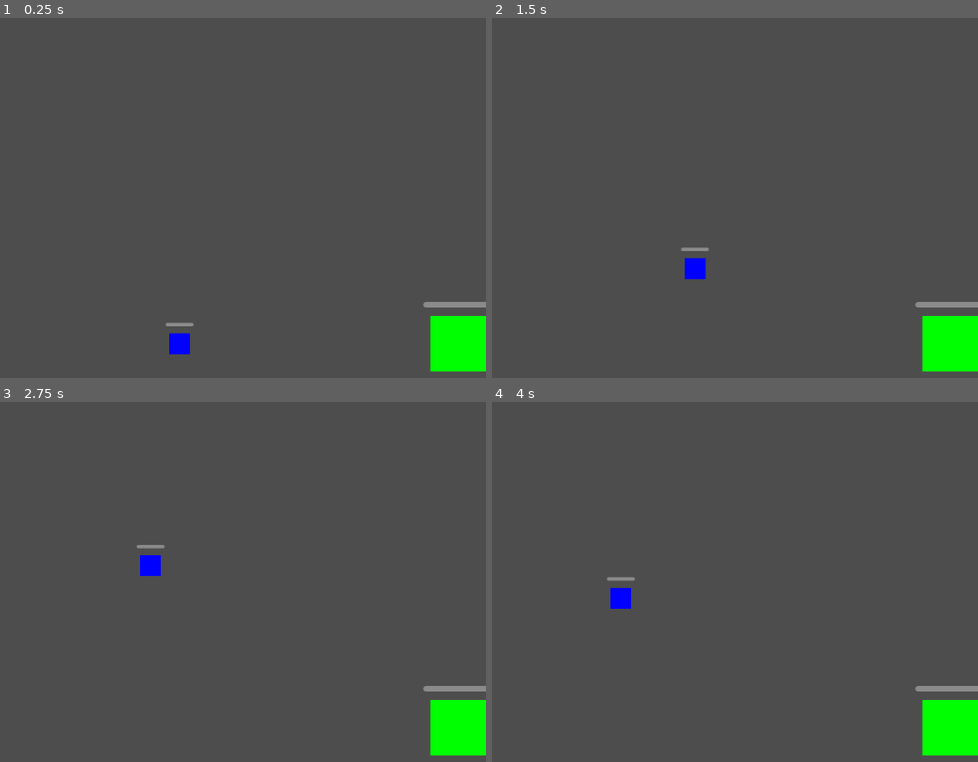
Above: before the commit, frames 1-4 (two rows, left to right).
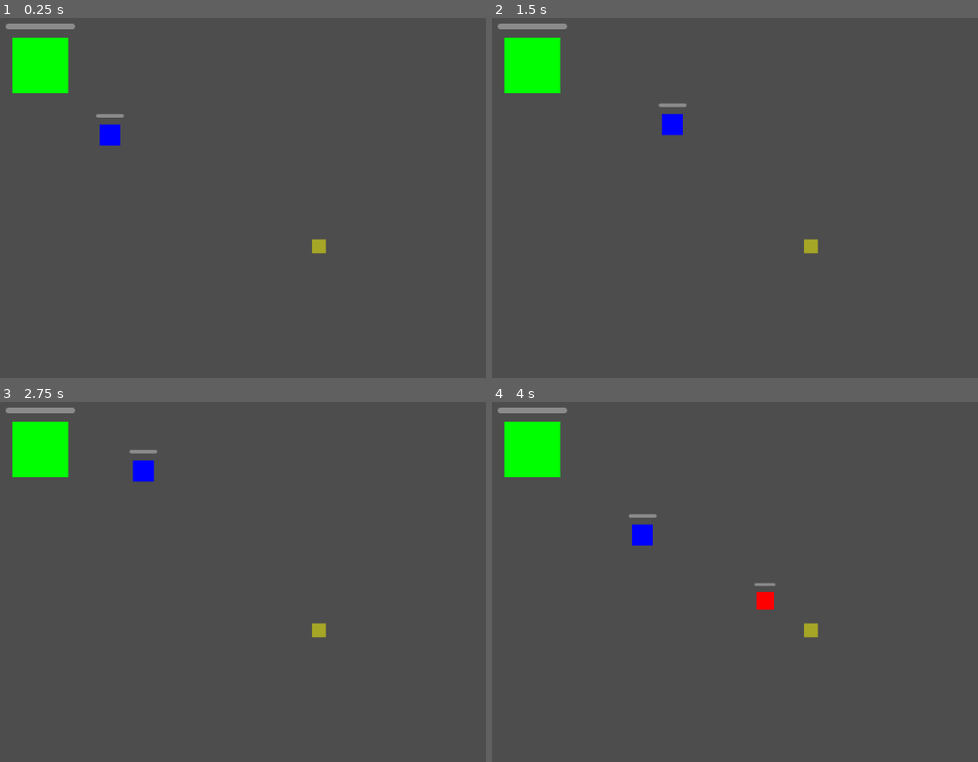
Above: after the commit, the same moments.

Repository: krisrandall/lor-elementals
Game: Godot game, scene res://scenes/main.tscn
Two runs of this game, one before a commit and one after it. Both use one fixed random seed, a clock stepped at 60 frames per second and the inputs below.
Inputs (mouse positions are in pixels of both pictures, inside the frame that each line leads up to):
- Up to frame 1 (0.25 s): no input
- Up to frame 2 (1.5 s): tap Enter at 0.5 s; move the mouse to (769, 111) at 0.52 s; click (769, 111) at 0.67 s; move the mouse to (outside the picture) at 1.27 s; click (outside the picture) at 1.42 s
- Up to frame 3 (2.75 s): move the mouse to (184, 409) at 2.02 s; click (184, 409) at 2.17 s
- Up to frame 4 (4 s): move the mouse to (564, 618) at 2.77 s; click (564, 618) at 2.92 s; move the mouse to (827, 592) at 3.52 s; click (827, 592) at 3.67 s

The runs differ from the first frame. In frame 1, 4.7% of the frame differs, in the area x 1-100%, y 1-99%; in frame 2, 4.8%; in frame 3, 4.7%; in frame 4, 5.0%.

Commit message:
Adjust the start position of things so you can see them all NB: the view camera starts at point 0,0 as the center of the screen

Diff:
--- a/scenes/main.tscn
+++ b/scenes/main.tscn
@@ -11,10 +11,9 @@
 [node name="Camera2D" type="Camera2D" parent="."]
 
 [node name="HomeCastle" parent="." instance=ExtResource("2_6oxmi")]
-position = Vector2(500, 300)
+position = Vector2(-100, -100)
 
 [node name="Player" parent="." instance=ExtResource("3_gmlb4")]
-position = Vector2(100, 300)
 
 [node name="SpawnPoint" parent="." instance=ExtResource("4_n8rki")]
-position = Vector2(900, 300)
+position = Vector2(300, 160)
